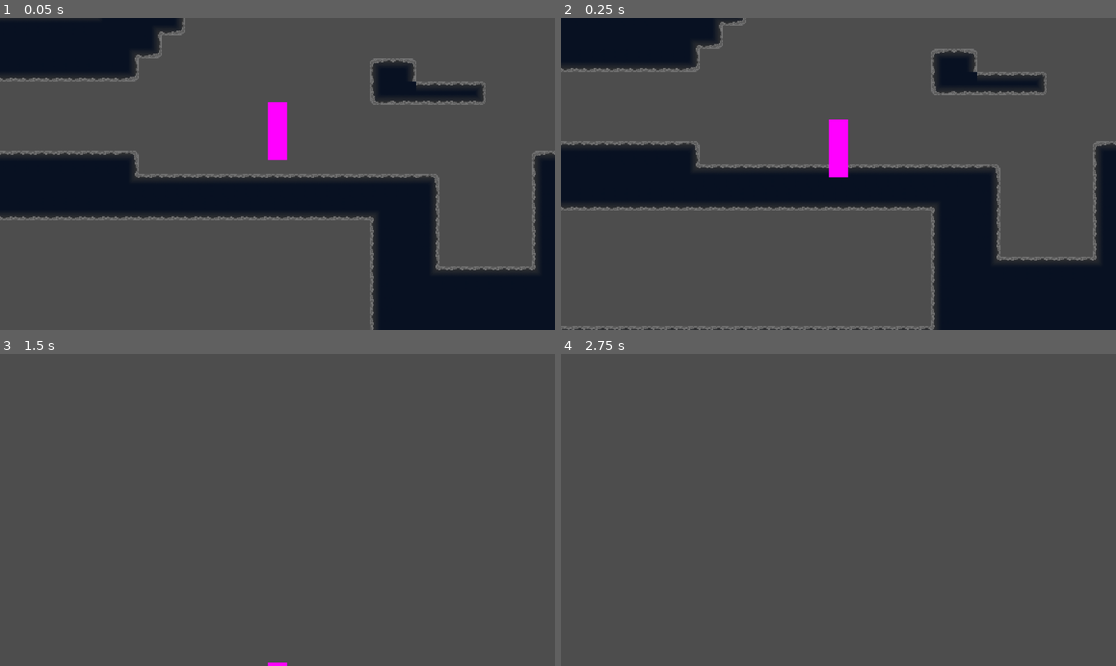
Above: before the commit, frames 1-4 (two rows, left to right).
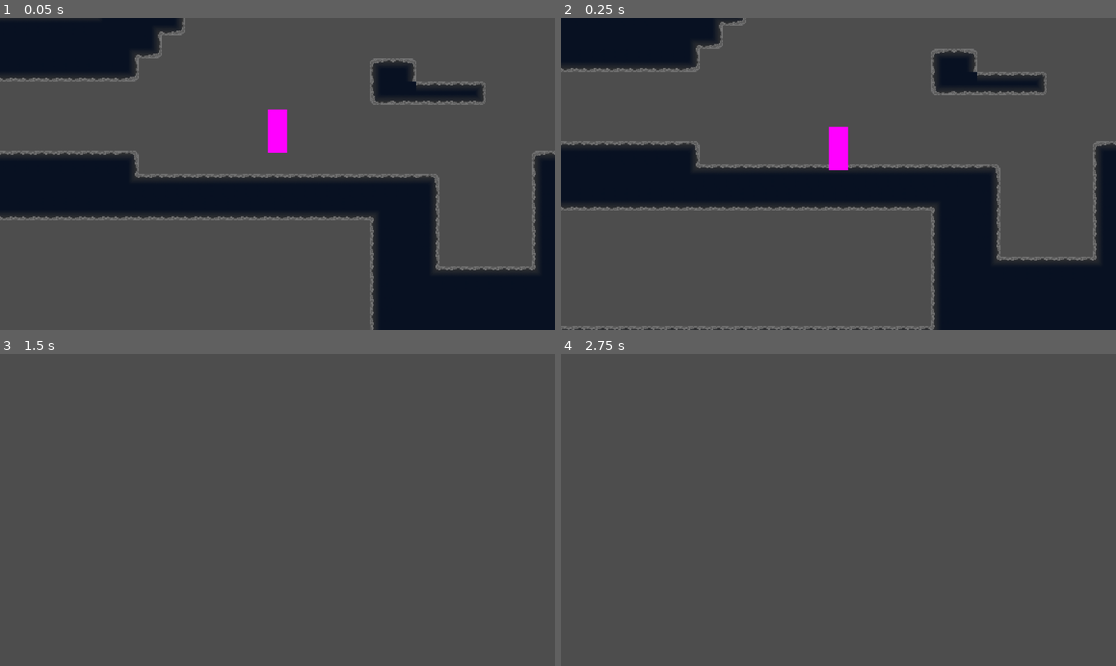
Above: after the commit, the same moments.

Repository: thebrightspark/PirateJam16-Game
Game: Godot game, scene res://Levels/main_test.tscn
The game is run twice, just before and just after one commit, with the same random seed, the same clock (stepped at 60 frames per second) and the same inputs.
Inputs:
- Up to frame 1 (0.05 s): no input
- Up to frame 2 (0.25 s): no input
- Up to frame 3 (1.5 s): hold D (Right) from 0.53 s (still down); tap Space (Jump) at 0.77 s
- Up to frame 4 (2.75 s): tap Space (Jump) at 1.52 s; tap Enter at 2 s; release D (Right) at 2.03 s; hold A (Left) from 2.03 s (still down)

The runs differ from the first frame. In frame 1, 0.2% of the frame differs, in the area x 48-52%, y 26-46%; in frame 2, 0.2%; in frame 3, less than 0.1%; in frame 4, nothing differs.

Commit message:
Make player smaller

Diff:
--- a/Levels/main_test.tscn
+++ b/Levels/main_test.tscn
@@ -6,7 +6,7 @@
 [sub_resource type="CapsuleShape2D" id="CapsuleShape2D_74hco"]
 
 [sub_resource type="PlaceholderTexture2D" id="PlaceholderTexture2D_nyjlq"]
-size = Vector2(20, 60)
+size = Vector2(20, 45)
 
 [node name="Node2D" type="Node2D"]
 
@@ -19,7 +19,7 @@
 script = ExtResource("2_4evqx")
 
 [node name="CollisionShape2D" type="CollisionShape2D" parent="TileMapLayer/CharacterBody2D"]
-scale = Vector2(1, 2)
+scale = Vector2(1, 1.5)
 shape = SubResource("CapsuleShape2D_74hco")
 
 [node name="Sprite2D" type="Sprite2D" parent="TileMapLayer/CharacterBody2D"]
